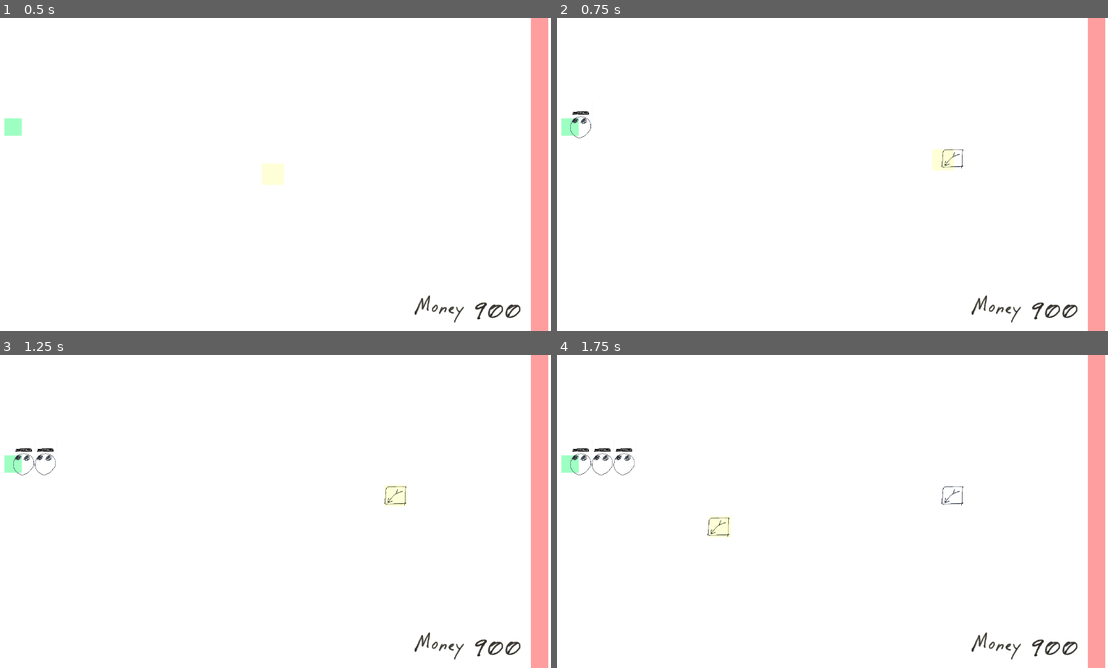
Above: before the commit, frames 1-4 (two rows, left to right).
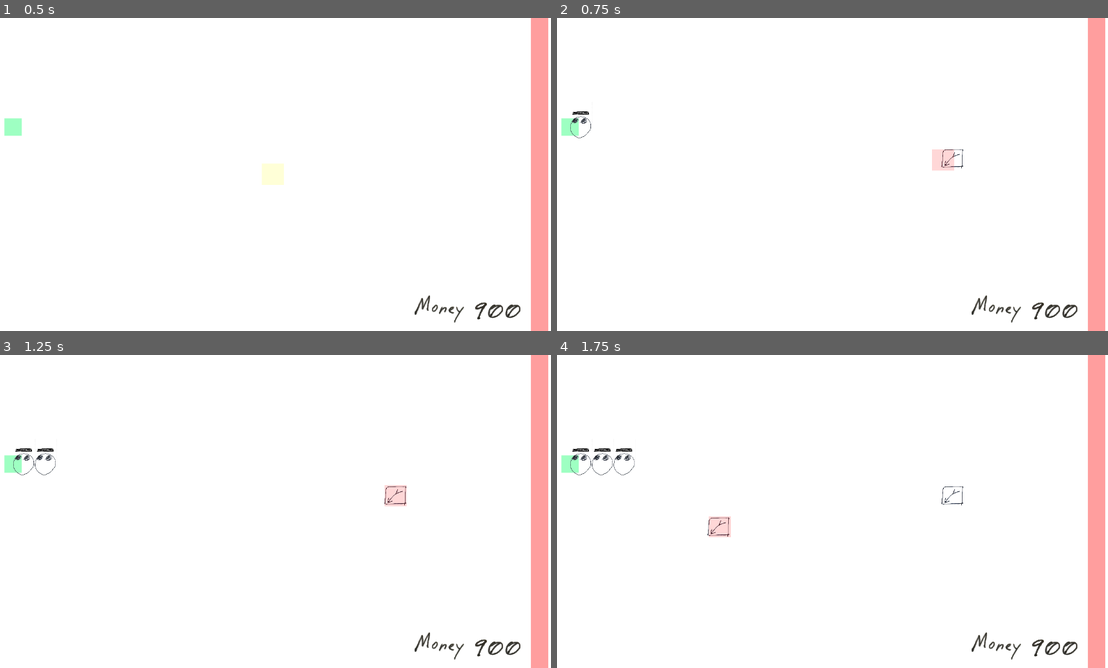
Above: after the commit, the same moments.

Repository: OzuYatamutsu/notebook-tower-defense
Game: Godot game, scene res://levels/test_level.tscn
Two runs of this game, one before a commit and one after it. Both use one fixed random seed, a clock stepped at 60 frames per second and the inputs below.
Inputs (mouse positions are in pixels of both pictures, inside the frame that each line leads up to):
- Up to frame 1 (0.5 s): no input
- Up to frame 2 (0.75 s): tap Enter at 0.5 s; move the mouse to (953, 158) at 0.52 s; click (953, 158) at 0.67 s
- Up to frame 3 (1.25 s): no input
- Up to frame 4 (1.75 s): move the mouse to (716, 527) at 1.27 s; click (716, 527) at 1.42 s

Frame 1 is identical in both runs. In frame 2, 0.3% of the frame differs, in the area x 68-73%, y 42-49%; in frame 3, 0.3%; in frame 4, 0.3%.

Commit message:
Set conditions for when it is ok to spawn a tower

Diff:
--- a/components/TowerPlacementShadow.tscn
+++ b/components/TowerPlacementShadow.tscn
@@ -1,13 +1,31 @@
-[gd_scene load_steps=2 format=3 uid="uid://5w0kriffqk6q"]
+[gd_scene load_steps=3 format=3 uid="uid://5w0kriffqk6q"]
 
 [ext_resource type="Script" uid="uid://cn4j1tlw463r0" path="res://components/tower_placement_shadow.gd" id="1_2xblr"]
 
-[node name="TowerPlacementShadow" type="Node2D"]
+[sub_resource type="RectangleShape2D" id="RectangleShape2D_2xblr"]
+size = Vector2(510, 486)
+
+[node name="TowerPlacementShadow" type="Area2D"]
+collision_layer = 0
 script = ExtResource("1_2xblr")
 
-[node name="ColorRect" type="ColorRect" parent="."]
+[node name="ColorRectOK" type="ColorRect" parent="."]
 offset_left = -249.0
 offset_top = -248.0
 offset_right = 260.0
 offset_bottom = 238.0
 color = Color(1, 1, 0, 0.156863)
+
+[node name="ColorRectNG" type="ColorRect" parent="."]
+offset_left = -249.0
+offset_top = -248.0
+offset_right = 260.0
+offset_bottom = 238.0
+color = Color(1, 0, 0, 0.156863)
+
+[node name="CollisionShape2D" type="CollisionShape2D" parent="."]
+position = Vector2(7, -5)
+shape = SubResource("RectangleShape2D_2xblr")
+
+[connection signal="area_entered" from="." to="." method="_on_area_entered"]
+[connection signal="area_exited" from="." to="." method="_on_area_exited"]
--- a/components/game_state.gd
+++ b/components/game_state.gd
@@ -8,6 +8,7 @@
 
 @export var PLAYER_LIVES_START: int
 @export var PLAYER_LIVES_REMAINING: int
+@export var PLAYER_MONEY_REMAINING: int
 
 var CURRENT_LEVEL: Level
 
--- a/components/tower_placement_shadow.gd
+++ b/components/tower_placement_shadow.gd
@@ -2,6 +2,18 @@
 
 @export var TOWER_TO_PLACE: Tower
 @export var MOUSE_FOLLOW_SPEED: float = 10.0
+
+@onready var OK_SHADOW = $ColorRectOK
+@onready var NG_SHADOW = $ColorRectNG
+
+enum ShadowState {
+    NG_OVERLAPPING,  # Can't place the tower due to overlap
+    NG_INSUFFICIENT_FUNDS,  # Can't place the tower due to not enough money
+    OK  # Can place the tower
+}
+
+var is_ok: bool = false
+var current_state: ShadowState = ShadowState.OK
 
 func _ready() -> void:
     TOWER_TO_PLACE = preload("res://towers/BulletTower.tscn").instantiate()  # TODO
@@ -12,6 +24,8 @@
         MOUSE_FOLLOW_SPEED * delta
     )
 
+    set_is_ok()
+
 func _input(event) -> void:
     if !(
         event is InputEventMouseButton
@@ -20,10 +34,17 @@
     ):
         return
 
+    if !is_ok and current_state == ShadowState.NG_OVERLAPPING:
+        print("Not spawning tower; overlapping another tower")
+        return
+    elif !is_ok and current_state == ShadowState.NG_INSUFFICIENT_FUNDS:
+        print("Not spawning tower; insufficient funds")
+        return
+
+    print("Spawning tower! " + str(TOWER_TO_PLACE))
     spawn()
 
 func spawn() -> void:
-    print("Creating tower! " + str(TOWER_TO_PLACE))
     var new_tower = TOWER_TO_PLACE.duplicate()
 
     get_tree().get_first_node_in_group(
@@ -33,3 +54,30 @@
     )
 
     new_tower.global_position = get_global_mouse_position()
+
+func set_is_ok() -> void:
+    if current_state == ShadowState.OK:
+        is_ok = true
+        OK_SHADOW.visible = true
+        NG_SHADOW.visible = false
+    else:
+        is_ok = false
+        OK_SHADOW.visible = false
+        NG_SHADOW.visible = true
+
+func _on_area_entered(tower: Tower) -> void:
+    # Intersected with an Area2D corresponding to a Tower.
+    # This means we can't place a new tower here;
+    # it would overlap an existing tower.
+
+    current_state = ShadowState.NG_OVERLAPPING
+
+func _on_area_exited(tower: Tower) -> void:
+    # No longer intersecting with an Area2D corresponding to a Tower.
+    # We're able to place towers if we have enough money.
+
+    current_state = (
+        ShadowState.OK
+        if GameState.PLAYER_MONEY_REMAINING >= TOWER_TO_PLACE.VALUE
+        else ShadowState.NG_INSUFFICIENT_FUNDS
+    )
--- a/levels/level.gd
+++ b/levels/level.gd
@@ -24,6 +24,8 @@
     add_child(CURRENT_WAVE_TIMER)
 
     GameState.PLAYER_LIVES_START = 5  # TODO
+    GameState.PLAYER_MONEY_REMAINING = 100  # TODO
+
     for wave_contents in WAVE_CONTENTS:
         WAVES.append(Wave.new(wave_contents))
     CURRENT_WAVE = WAVES.pop_front()
--- a/towers/bullet_tower.gd
+++ b/towers/bullet_tower.gd
@@ -1,5 +1,9 @@
 class_name BulletTower
 extends Tower
+
+func _init() -> void:
+    VALUE = 100
+    super._init()
 
 func _ready() -> void:
     ready_tower(
--- a/towers/tower.gd
+++ b/towers/tower.gd
@@ -6,6 +6,7 @@
 @export var TARGETING_RADIUS_PX: float
 @export var RATE_OF_FIRE_SECS: float
 @export var IS_ACTIVE = false
+@export var VALUE: int
 
 @onready var ShootTimer: Timer
 @onready var TargetingRadius: Area2D
